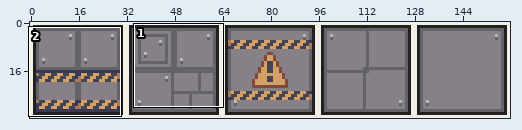
A pixel-art file gets an edit: art/modules/Floor_1x1.ase. The first picture is a wide view before the edit; the outline marks the close-up.
Close-up. Earlier state:
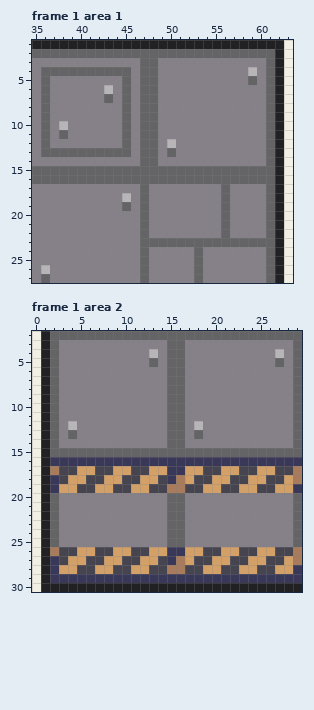
160x32 pixels, 2 frames. Shown: frame 1 area 1: x 35..63, y 1..27; frame 1 area 2: x 0..29, y 2..30. The commit also changed other frames or places, which this record leaves out.
Now the later version:
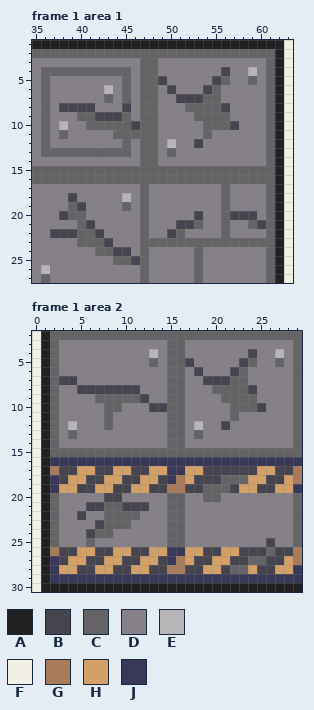
Palette (. is transparent): A #212123  B #45444f  C #646365  D #868188  E #b8b5b9  F #f2f0e5  G #a77b5b  H #d3a068  J #3a3858
From old to new:
layer "Layer 2" added
Frame 1 area 1, layer "Layer 2":
Colour C gives way to colour B in row 8 at x 45.
Colour D gives way to colour B in row 4 at x 56; in row 5 at x 49 and 55; in row 6 at x 50 and 54; in row 7 at x 51 to 53; in row 8 at x 38 to 41 and 56; in row 9 at x 42 to 44.
Colour D gives way to colour B in row 10 at x 46 and 57; in row 12 at x 53; in row 18 at x 39; in row 19 at x 40; in row 20 at x 38, 53 and 57 to 59; in row 21 at x 41, 51 to 52 and 60.
Colour D gives way to colour B in row 22 at x 37 to 39, 42 and 50; in row 23 at x 43; in row 24 at x 44 to 45; in row 25 at x 46.
Colour D gives way to colour C in row 5 at x 56; in row 6 at x 55; in row 7 at x 54 to 55; in row 8 at x 52 to 55; in row 9 at x 40 to 41 and 53 to 56; in row 10 at x 41 to 44 and 54 to 56.
Colour D gives way to colour C in row 11 at x 44, 46 and 54; in row 19 at x 39; in row 20 at x 39 to 40; in row 21 at x 40, 53 and 59; in row 22 at x 40 to 41 and 51; in row 23 at x 40 to 42.
Colour D gives way to colour C in row 24 at x 42 to 43; in row 25 at x 44 to 45.
Frame 1 area 2, layer "Layer 2":
Colour D gives way to colour B in row 4 at x 24; in row 5 at x 17 and 23; in row 6 at x 18 and 22; in row 7 at x 3 to 4 and 19 to 21; in row 8 at x 5 to 11 and 24; in row 9 at x 12.
Colour D gives way to colour B in row 10 at x 13 to 14 and 25; in row 12 at x 21; in row 20 at x 8 to 9; in row 21 at x 6 to 7 and 10 to 12; in row 22 at x 5; in row 23 at x 7.
Colour D gives way to colour B in row 24 at x 6; in row 25 at x 26.
Colour H gives way to colour B in row 17 at x 21 to 22; in row 18 at x 20; in row 26 at x 25.
Colour B gives way to colour C in row 18 at x 22 to 23; in row 19 at x 21; in row 28 at x 22.
Colour D gives way to colour C in row 5 at x 24; in row 6 at x 23; in row 7 at x 22 to 23; in row 8 at x 20 to 23; in row 9 at x 7 to 11 and 21 to 24; in row 10 at x 8 to 9 and 22 to 24.
Colour D gives way to colour C in row 11 at x 8 and 22; in row 12 at x 8; in row 20 at x 19 to 20; in row 21 at x 8 to 9; in row 22 at x 8 to 11; in row 23 at x 8 to 10.
Colour D gives way to colour C in row 24 at x 7 to 8; in row 25 at x 6.
Colour H gives way to colour C in row 18 at x 21; in row 19 at x 19 to 20; in row 26 at x 26; in row 27 at x 24 to 25; in row 28 at x 23.
